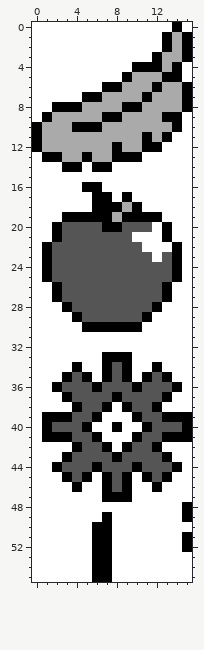
Pixel-art sprite: gfx/battle_anims/misc2.png. Above is the file before it was changed.
The file is 16x56 pixels.
And afterwards:
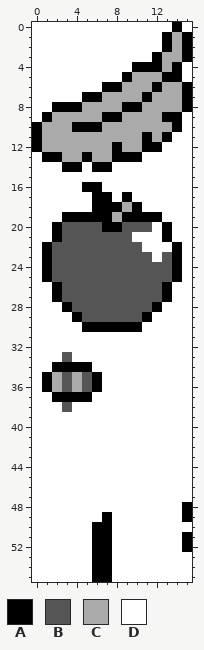
Palette (. is transparent): A #000000  B #555555  C #aaaaaa  D #ffffff
Edits made:
@@ x 0..15 @@
 32 DDDDDDDDDDDDDDDD
-33 DDDDDDDAAADDDDDD
-34 DDDDADDABADDADDD
-35 DDDABADABADABADD
-36 DDABBBABBBABBBAD
-37 DDDABBBBABBBBADD
-38 DDDDABBADABBADDD
-39 DAAABBADDDABBAAA
-40 DABBBADDADDABBBA
-41 DAAABBADDDABBAAA
-42 DDDDABBADABBADDD
-43 DDDABBBBABBBBADD
-44 DDABBBABBBABBBAD
-45 DDDABADABADABADD
-46 DDDDADDABADDADDD
-47 DDDDDDDAAADDDDDD
+33 DDDBDDDDDDDDDDDD
+34 DDAAAADDDDDDDDDD
+35 DACBCBADDDDDDDDD
+36 DACBCBADDDDDDDDD
+37 DDAAAADDDDDDDDDD
+38 DDDBDDDDDDDDDDDD
+39 DDDDDDDDDDDDDDDD
+40 DDDDDDDDDDDDDDDD
+41 DDDDDDDDDDDDDDDD
+42 DDDDDDDDDDDDDDDD
+43 DDDDDDDDDDDDDDDD
+44 DDDDDDDDDDDDDDDD
+45 DDDDDDDDDDDDDDDD
+46 DDDDDDDDDDDDDDDD
+47 DDDDDDDDDDDDDDDD
 48 DDDDDDDDDDDDDDDA
